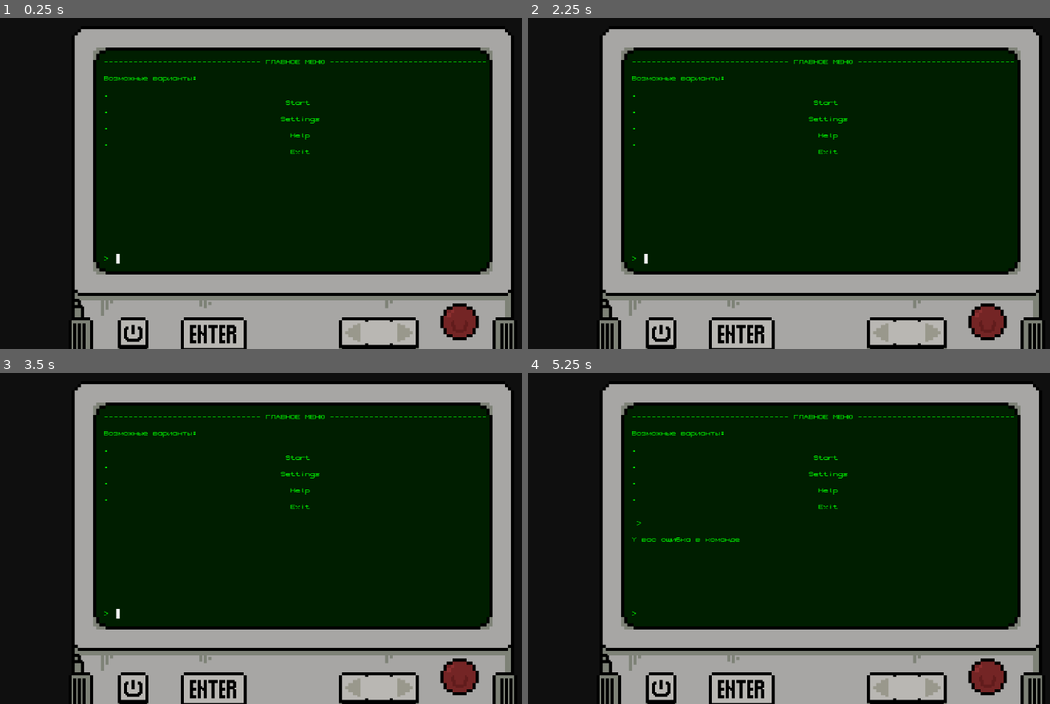
Above: before the commit, frames 1-4 (two rows, left to right).
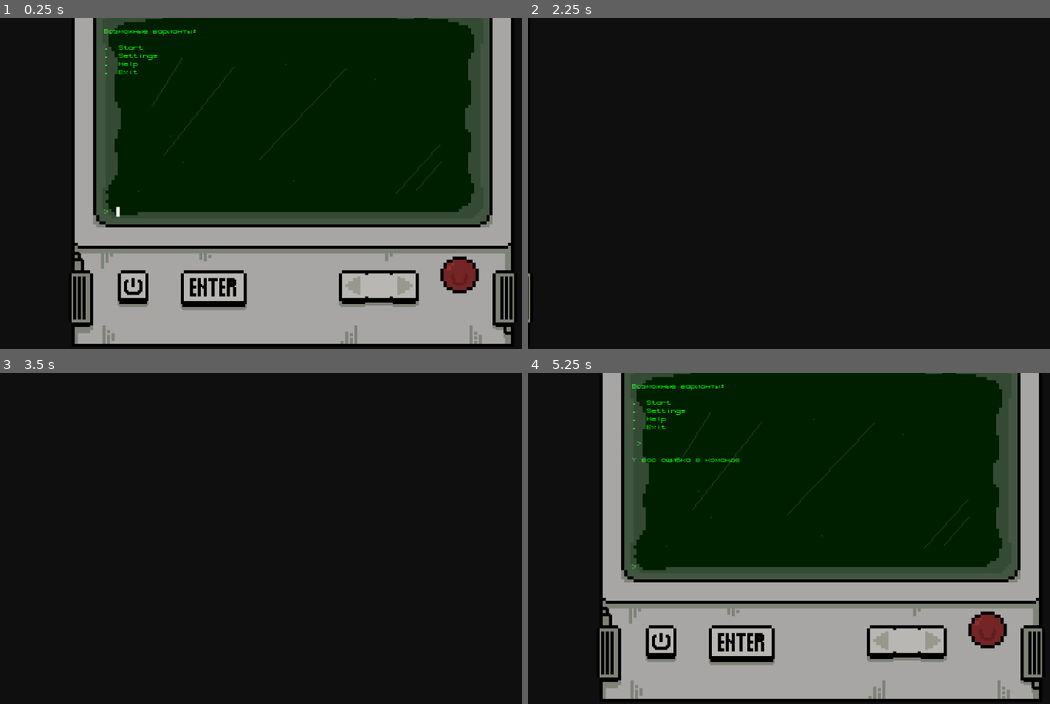
Above: after the commit, the same moments.

Repository: PurplePerpule/BotAdventure
Game: Godot game, scene res://scene/game.tscn
Two runs of this game, one before a commit and one after it. Both use one fixed random seed, a clock stepped at 60 frames per second and the inputs below.
Inputs:
- Up to frame 1 (0.25 s): no input
- Up to frame 2 (2.25 s): tap Enter at 0.5 s; hold Right (ui_right) 0.53-1.28 s; hold Right (ui_right) from 2.03 s (still down)
- Up to frame 3 (3.5 s): keep holding Right (ui_right)
- Up to frame 4 (5.25 s): release Right (ui_right) at 3.53 s; tap Space at 4.25 s; tap Enter at 5 s

The runs differ from the first frame. In frame 1, 33% of the frame differs, in the area x 13-99%, y 0-100%; in frame 2, 27%; in frame 3, 27%; in frame 4, 33%.

Commit message:
part 3
sdfsdfdsdf

Diff:
--- a/data/game1.json
+++ b/data/game1.json
@@ -3,21 +3,30 @@
 		"intro" : "-------------------------------- ГЛАВНОЕ МЕНЮ --------------------------------",
 		"exits" : {
 			"start" : {
-				"description" : "\n                                     Start",
+				"description" : " Start",
 				"destination" : "room1",
 			},
-			"up" : {
-				"description" : "\n                                    Settings",
-				"destination" : "room2",
+			"settings" : {
+				"description" : " Settings",
+				"destination" : "settings",
 			},
 			"help" : {
-				"description" : "\n                                      Help",
+				"description" : " Help",
 				"destination" : "room2",
 			},
 			"exit" : {
-				"description" : "\n                                      Exit",
+				"description" : " Exit",
 				"destination" : "room2",
 			},
+		}
+	},
+	"settings": {
+		"intro" : "--------------------------------- НАСТРОЙКИ ---------------------------------",
+		"exits" : {
+			"up" : {
+				"description" : "Вверх",
+				"destination" : "room1"
+			}
 		}
 	},
 	"room1": {
--- a/scene/game.tscn
+++ b/scene/game.tscn
@@ -1,16 +1,22 @@
-[gd_scene load_steps=3 format=3 uid="uid://o8shh7crkkv6"]
+[gd_scene load_steps=4 format=3 uid="uid://o8shh7crkkv6"]
 
 [ext_resource type="PackedScene" uid="uid://dy3qennxgfccw" path="res://scene/control.tscn" id="1_tro3t"]
 [ext_resource type="Texture2D" uid="uid://c34dj2ruf0ioj" path="res://graphics/computer_for_purple.png" id="2_0wfjh"]
+[ext_resource type="Script" path="res://script/Camera2D.gd" id="2_j0156"]
 
 [node name="game" type="Node2D"]
 
 [node name="ColorRect" type="ColorRect" parent="."]
-offset_left = -787.0
-offset_top = -320.0
-offset_right = 1552.0
-offset_bottom = 1120.0
+offset_left = -1512.0
+offset_top = -1435.0
+offset_right = 4543.0
+offset_bottom = 1826.0
 color = Color(0.0588235, 0.0588235, 0.0588235, 1)
+
+[node name="Camera2D" type="Camera2D" parent="."]
+position = Vector2(412, 324)
+limit_right = 2720
+script = ExtResource("2_j0156")
 
 [node name="Control" parent="." instance=ExtResource("1_tro3t")]
 offset_left = 279.0
@@ -18,10 +24,6 @@
 offset_right = 785.0
 offset_bottom = 415.0
 
-[node name="Camera2D" type="Camera2D" parent="."]
-position = Vector2(440, 232)
-ignore_rotation = false
-
 [node name="ComputerForPurple" type="Sprite2D" parent="."]
 position = Vector2(436, 404)
 scale = Vector2(3, 3)
--- /dev/null
+++ b/script/Camera2D.gd
@@ -0,0 +1,13 @@
+extends Camera2D
+
+var target_position = Vector2() # Целевая позиция камеры
+var move_speed = 1000 # Скорость перемещения камеры
+
+func _process(delta):
+	# Вычисляем направление к целевой позиции
+	var direction = 5
+	# Перемещаем камеру в направлении цели с учетом скорости и времени
+	if Input.is_action_pressed('ui_right'):
+		$".".position.x += direction * move_speed * delta
+	else:
+		$".".position.x = 440
--- a/script/GameDataProcessor.gd
+++ b/script/GameDataProcessor.gd
@@ -37,11 +37,13 @@
 	if action == InstructionSet.HELP:
 		var helpText = ''
 		helpText += 'Помощь:' + "\n"
-		helpText += '- Use "look" around the room you are in.' + "\n"
-		helpText += '- Use "north", "south", "east", "west" to move in that direction.' + "\n"
-		helpText += '- Use "open" or "close" to interact with doors.' + "\n"
-		helpText += '- Use "get <object>" pick up objects.' + "\n"
-		helpText += '- Use "reset" to reset the game, or "exit" to quit.' + "\n"
+		helpText += '- Охуеть, помощь ему еще нужна, а может нахуй пойти, а?' + "\n"
+		helpText += '- Ну ладно, стрелочка -> это передвижение камеры налево, ну типа лол. Там робот.' + "\n"
+		helpText += '- Чтобы роботом управлять, команды нужно писать.' + "\n"
+		helpText += '- Робот будет говорить тебе, что именно он видит, а ты должен вслепую находить выход из лабиринта, понял, да?' + "\n"
+		helpText += '- Давай, короче, больше не пиши сюда, удачи!' + "\n"
+		helpText += '- P.s. В любой не понятной ситуации нажимай "CTRL + C".' + "\n"
+		helpText += '- P.s. Шутка, пиши в строку "reset".' + "\n"
 		return helpText
 
 	# React to the reset command.
--- a/script/InstructionSet.gd
+++ b/script/InstructionSet.gd
@@ -5,6 +5,8 @@
 const HELP = "help"
 
 const START = "start"
+
+const SETTINGS = 'settings'
 
 const RESET = "reset"
 
--- a/script/TextParser.gd
+++ b/script/TextParser.gd
@@ -7,6 +7,8 @@
 # Parse a given input string into an instruction.
 func parse(text):
 	match text:
+		'settings':
+			return InstructionSet.SETTINGS
 		'start':
 			return InstructionSet.START
 		'Start':
Binary file changed: graphics/computer_for_purple.png
Binary file added: graphics/robot_for_purp.png
Not shown, added: graphics/robot_for_purp.png.import
